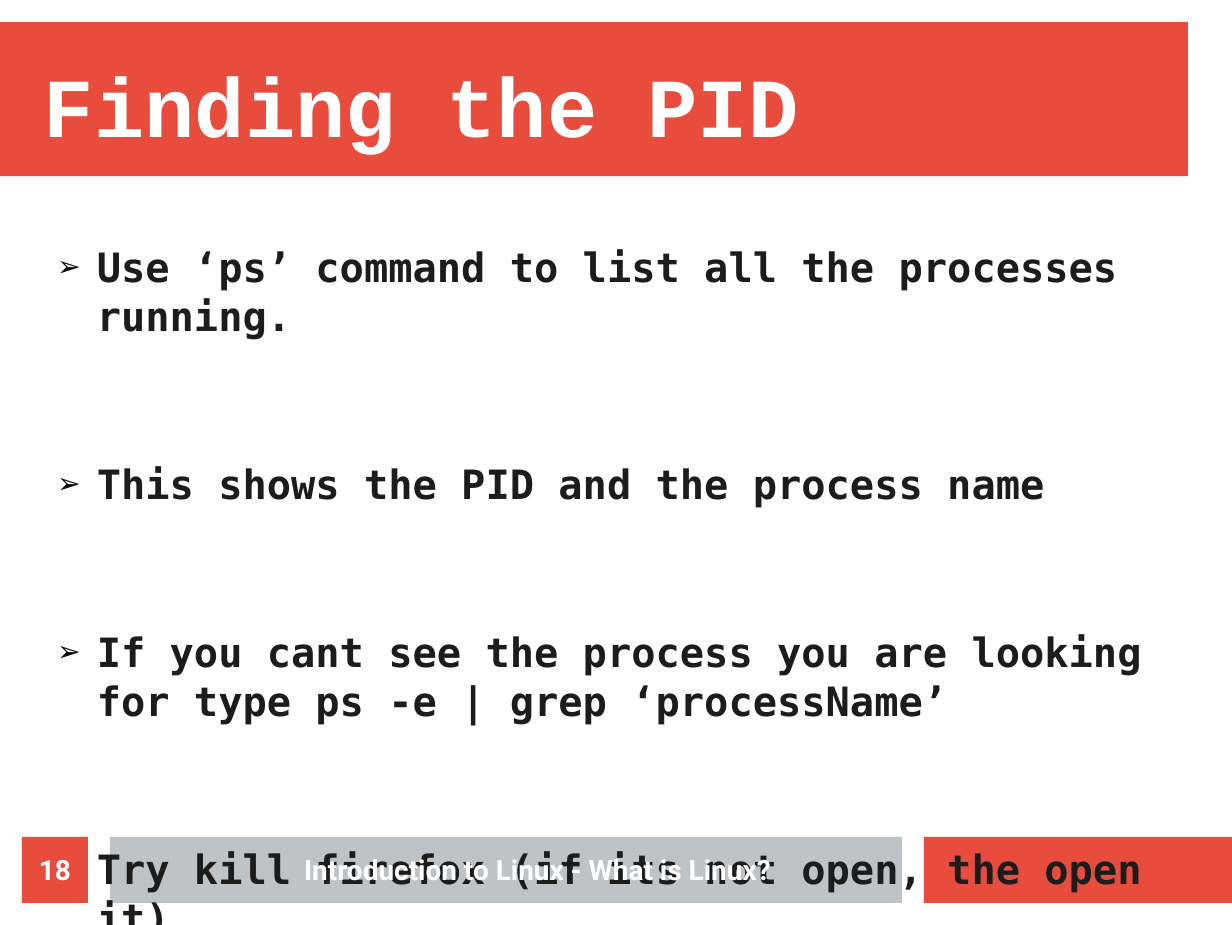
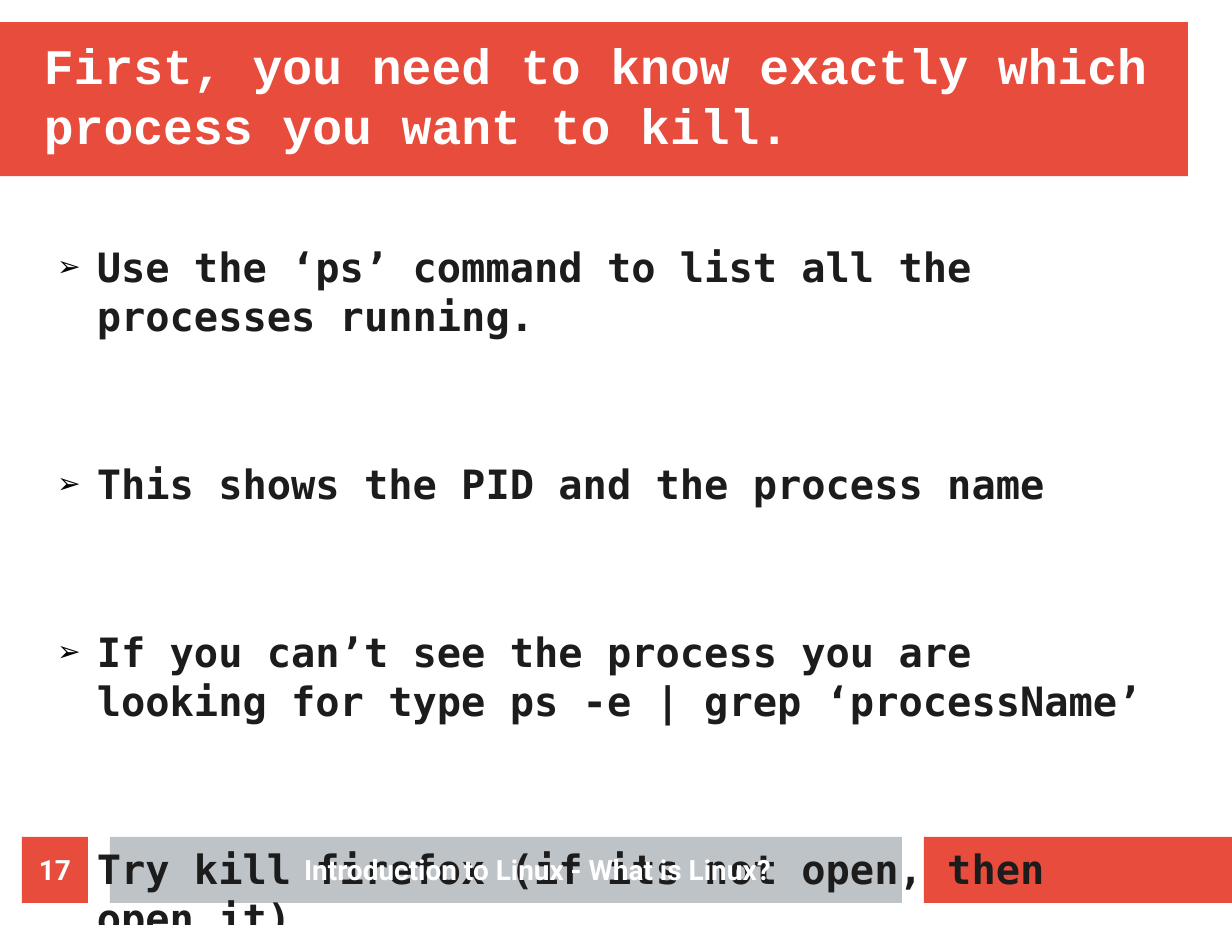
Before and after one commit to Nhlakanipho-Biyela/Intro_To_Linux_Course, a slide deck: slide 17 of Lecture_Slides/Lecture_4/ITL_Lecture_4_Processes.odp (slide 18 before the commit). Drawn at 1232x925 pixels with LibreOffice and Linux fonts; fonts in the diff are those of the drawing; background and template pictures are left out. Boxes give left, top, right and bottom in pixels: in the first picture for what was removed or moved away, otherwise in the second. Text is boxed around its words. In the diff, an @@ line names an element or a change of style, - is before the commit and + after.

Commit message:
Updated lecture_4.

```diff
--- a/Lecture_Slides/Lecture_4/ITL_Lecture_4_Processes.odp
+++ b/Lecture_Slides/Lecture_4/ITL_Lecture_4_Processes.odp
@@ title at (x1=44, y1=48, x2=1147, y2=155): text changed; size 54 to 32 pt @@
-Finding the PID
+First, you need to know exactly which process you want to kill.
@@ text at (x1=97, y1=249, x2=972, y2=340): text changed @@
-➢ Use ‘ps’ command to list all the processes running.
+➢ Use the ‘ps’ command to list all the processes running.
@@ text at (x1=97, y1=636, x2=1142, y2=893): text changed @@
-➢ If you cant see the process you are looking for type ps -e | grep ‘processName’
-➢ Try kill firefox (if its not open, the open it)
+➢ If you can’t see the process you are looking for type ps -e | grep ‘processName’
+➢ Try kill firefox (if its not open, then open it)
@@ page number at (x1=39, y1=860, x2=71, y2=880): text changed @@
-18
+17
```
Also in this commit, not shown: 6 other slides changed, 1 slide added, 2 other files.
